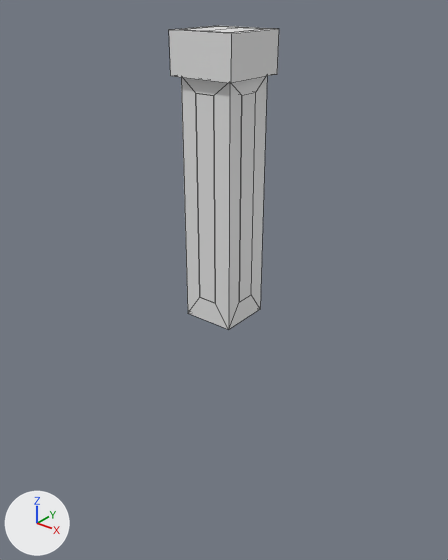
The Blender file Assets/Prefab/GameEntities/ConveyorBelt/models/IncineratorPlatform/IncineratorPlatformSource.blend as it was, and as the next commit left it.
Camera for both pictures: a 50 mm lens placed at (10.66, -13.34, 2.36), pointed at (-0.3, 0.35, -6.13). Arrows for +X, +Y and +Z are at lower left; the lights stay in place. Mesh edges are drawn as thin lines.

The first picture shows 'Cube', 'PillarIncinerator', 'PlatformBase'.
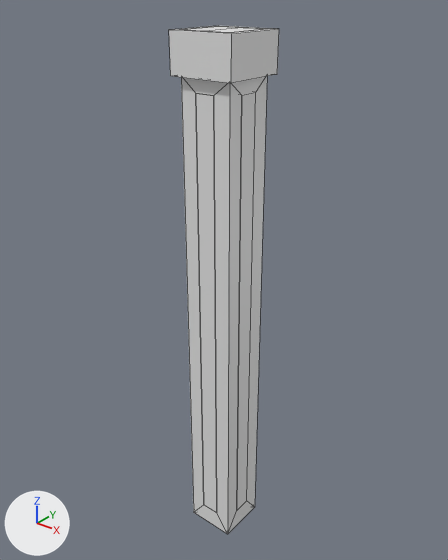
What differs and where, as boxes (x1, y1, x2, y2) in the pictures (448 x 560 px):
'PillarIncinerator', reshaped (81% taller)
    before: (181, 76, 267, 329)
    after: (181, 76, 267, 534)
'Cube', mesh rescaled (99% taller)
    before: (196, 92, 256, 303)
    after: (196, 92, 256, 512)

The change in detail:
me_cube_008 has 48 vertices, 52 faces and spans x -0.81..0.81, y -0.81..0.81, z -6.99..0.08.
me_cube_008 is used by ob_pillarincinerator; parent ob_collider; location (0.0, 0.0, 0.0).
me_cube_008 part 1: all 24 vertices in x -0.81..0.81, y -0.81..0.81, z -6.99..-6.28 are moved by (0.0, 0.0, -8.4).
me_cube_001 has 32 vertices, 24 faces and spans x -0.81..0.81, y -0.81..0.81, z -3.92..2.04.
me_cube_001 is used by ob_cube; parent ob_collider; location (0.0, 0.0, -2.356).
me_cube_001 part 2: the whole mesh is scaled about its middle by (1, 1, 2.41), then moved by (0.0, 0.0, -4.2).
